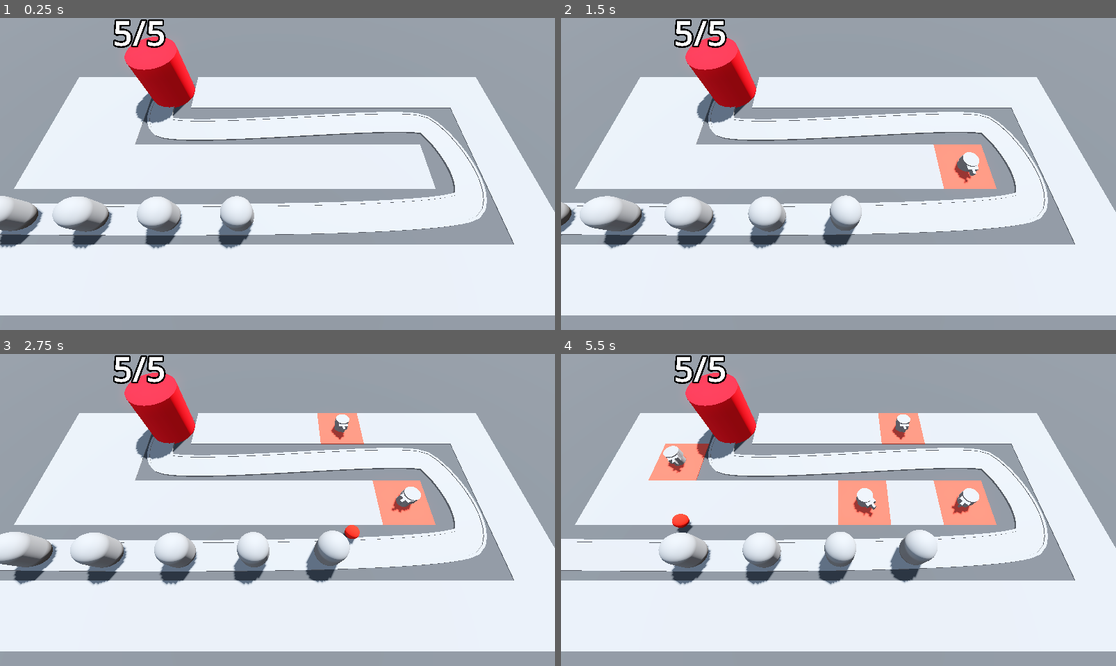
Above: before the commit, frames 1-4 (two rows, left to right).
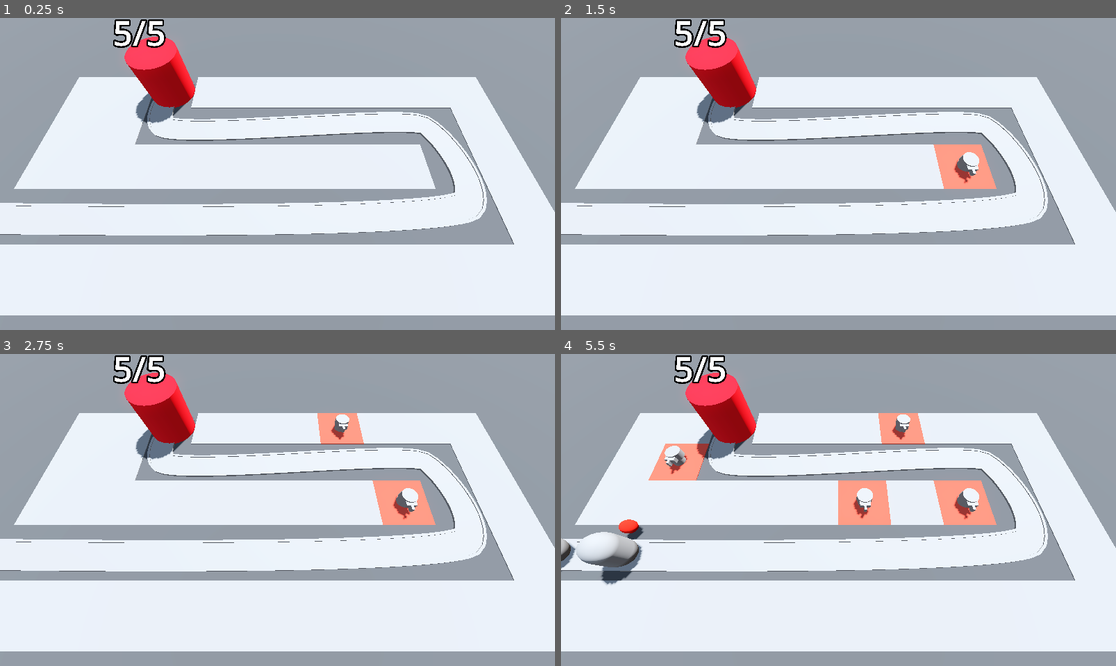
Above: after the commit, the same moments.

Repository: pyxn/godot-barbarian-blaster
Game: Godot game, scene res://Scenes/BaseLevel.tscn
Two runs of this game, one before a commit and one after it. Both use one fixed random seed, a clock stepped at 60 frames per second and the inputs below.
Inputs (mouse positions are in pixels of both pictures, inside the frame that each line leads up to):
- Up to frame 1 (0.25 s): no input
- Up to frame 2 (1.5 s): move the mouse to (960, 158) at 0.52 s; press the mouse at (960, 158) at 0.53 s; move the mouse to (727, 189) at 1.27 s; release the mouse at (727, 189) at 1.28 s; click (727, 189) at 1.35 s
- Up to frame 3 (2.75 s): move the mouse to (333, 441) at 2.02 s; press the mouse at (333, 441) at 2.03 s
- Up to frame 4 (5.5 s): move the mouse to (810, 572) at 2.77 s; release the mouse at (810, 572) at 2.78 s; click (810, 572) at 2.85 s; move the mouse to (1005, 556) at 3.52 s; press the mouse at (1005, 556) at 3.53 s; move the mouse to (672, 463) at 4.27 s; release the mouse at (672, 463) at 4.28 s; click (672, 463) at 4.35 s; move the mouse to (866, 510) at 5.02 s; press the mouse at (866, 510) at 5.03 s

The runs differ from the first frame. In frame 1, 3.2% of the frame differs, in the area x 0-46%, y 57-74%; in frame 2, 3.3%; in frame 3, 4.2%; in frame 4, 4.8%, in the area x 0-76%, y 29-74%.

Commit message:
instantiating enemies

Diff:
--- a/Scenes/BaseLevel.tscn
+++ b/Scenes/BaseLevel.tscn
@@ -1,6 +1,7 @@
-[gd_scene load_steps=12 format=3 uid="uid://75h7a27ikuk1"]
+[gd_scene load_steps=13 format=3 uid="uid://75h7a27ikuk1"]
 
 [ext_resource type="MeshLibrary" uid="uid://b5bm3jbrqolvg" path="res://Libraries/SpaceLibrary.tres" id="1_po1k8"]
+[ext_resource type="Script" path="res://Scenes/EnemyPath.gd" id="2_2182h"]
 [ext_resource type="PackedScene" uid="uid://5auo1c4pgrm5" path="res://Scenes/Enemy/Enemy.tscn" id="2_tpsjm"]
 [ext_resource type="PackedScene" uid="uid://betycinykerlf" path="res://Scenes/Base/Base.tscn" id="3_newdp"]
 [ext_resource type="PackedScene" uid="uid://dnirr3ih3xdcg" path="res://Scenes/RayPickerCamera/RayPickerCamera.tscn" id="4_bhgsg"]
@@ -52,10 +53,12 @@
 "cells": PackedInt32Array(65535, 65534, 0, 65535, 2, 0, 65531, 65535, 0, 4, 65535, 0, 65531, 65534, 0, 65531, 0, 0, 655 …(306 unchanged characters)…
 }
 
-[node name="Path3D" type="Path3D" parent="."]
+[node name="EnemyPath" type="Path3D" parent="."]
 curve = SubResource("Curve3D_ex7ti")
+script = ExtResource("2_2182h")
+enemy_scene = ExtResource("2_tpsjm")
 
-[node name="Road" type="CSGPolygon3D" parent="Path3D"]
+[node name="Road" type="CSGPolygon3D" parent="EnemyPath"]
 polygon = PackedVector2Array(-1, 0, -1, 0.1, 1, 0.1, 1, 0)
 mode = 2
 path_node = NodePath("..")
@@ -68,7 +71,7 @@
 path_u_distance = 1.0
 path_joined = false
 
-[node name="LeftEdge" type="CSGPolygon3D" parent="Path3D"]
+[node name="LeftEdge" type="CSGPolygon3D" parent="EnemyPath"]
 polygon = PackedVector2Array(-1.1, 0, -1.1, 0.15, -0.9, 0.15, -0.9, 0)
 mode = 2
 path_node = NodePath("..")
@@ -81,7 +84,7 @@
 path_u_distance = 1.0
 path_joined = false
 
-[node name="RightEdge" type="CSGPolygon3D" parent="Path3D"]
+[node name="RightEdge" type="CSGPolygon3D" parent="EnemyPath"]
 polygon = PackedVector2Array(1.1, 0, 1.1, 0.15, 0.9, 0.15, 0.9, 0)
 mode = 2
 path_node = NodePath("..")
@@ -94,24 +97,9 @@
 path_u_distance = 1.0
 path_joined = false
 
-[node name="Enemy" parent="Path3D" instance=ExtResource("2_tpsjm")]
-transform = Transform3D(0.0274896, 0, -0.999596, 0, 1, 0, 0.999596, 0, 0.0274896, -23.162, 0, 6.19139)
-
-[node name="Enemy2" parent="Path3D" instance=ExtResource("2_tpsjm")]
-transform = Transform3D(-0.011645, 0, -0.999906, 0, 1, 0, 0.999906, 0, -0.011645, -18.1627, 0, 6.26419)
-progress = 5.0
-
-[node name="Enemy3" parent="Path3D" instance=ExtResource("2_tpsjm")]
-transform = Transform3D(-0.00625535, 0, -0.999955, 0, 1, 0, 0.999955, 0, -0.00625535, -13.1628, 0, 6.30911)
-progress = 10.0
-
-[node name="Enemy4" parent="Path3D" instance=ExtResource("2_tpsjm")]
-transform = Transform3D(4.46587e-05, 0, -0.999975, 0, 1, 0, 0.999975, 0, 4.46587e-05, -8.16279, 0, 6.32522)
-progress = 15.0
-
-[node name="Enemy5" parent="Path3D" instance=ExtResource("2_tpsjm")]
-transform = Transform3D(0.0083648, 0, -0.99994, 0, 1, 0, 0.99994, 0, 0.0083648, -3.16283, 0, 6.30536)
-progress = 20.0
+[node name="Timer" type="Timer" parent="EnemyPath"]
+wait_time = 2.0
+autostart = true
 
 [node name="Base" parent="." instance=ExtResource("3_newdp")]
 
@@ -122,4 +110,6 @@
 [node name="TurretManager" type="Node3D" parent="." node_paths=PackedStringArray("enemy_path")]
 script = ExtResource("5_xapjd")
 turret = ExtResource("6_rdr20")
-enemy_path = NodePath("../Path3D")
+enemy_path = NodePath("../EnemyPath")
+
+[connection signal="timeout" from="EnemyPath/Timer" to="EnemyPath" method="spawn_enemy"]
--- /dev/null
+++ b/Scenes/EnemyPath.gd
@@ -0,0 +1,7 @@
+extends Path3D
+
+@export var enemy_scene: PackedScene
+
+func spawn_enemy() -> void:
+	var new_enemy = enemy_scene.instantiate()
+	add_child(new_enemy)
